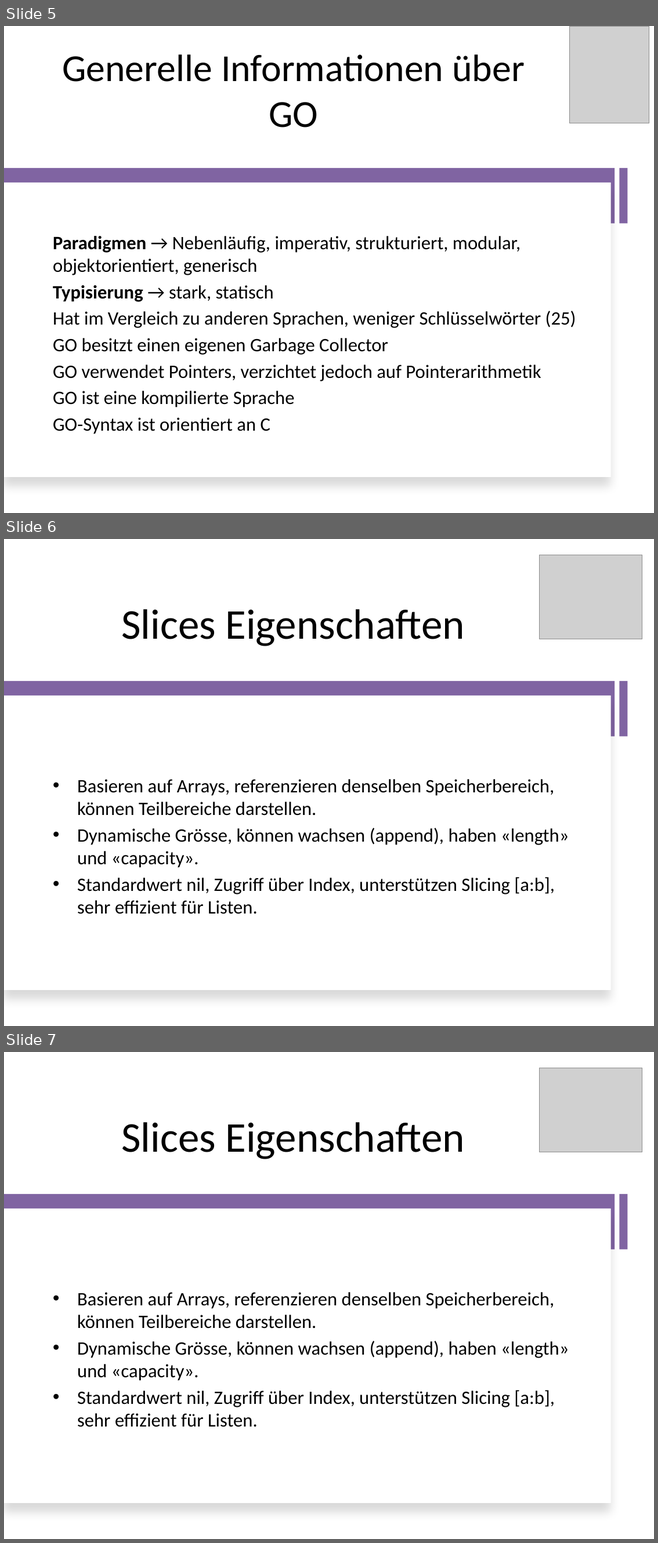
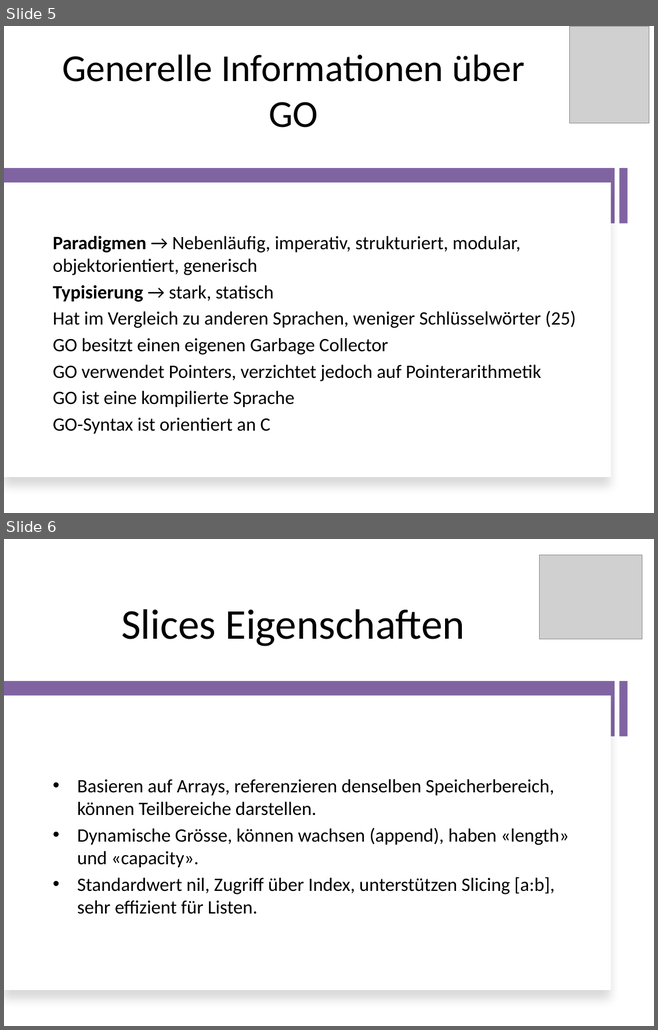
Before and after one commit to RatedNextGen/pcp-go, a slide deck: presentation/GO-Präsi.pptx. Shown one above the other, each under a label of ours: slides 5, 6 and 7 before the commit, slides 5 and 6 after it. The pictures are 658x1543 and 658x1030 pixels, drawn with LibreOffice and Linux fonts; fonts in the diff are those of the drawing; grey boxes stand for pictures. Boxes give left, top, right and bottom in pixels: in the first picture for what was removed or moved away, otherwise in the second. Text is boxed around its words. In the diff, an @@ line names an element or a change of style, - is before the commit and + after.

Commit message:
refactor

```diff
--- a/presentation/GO-Präsi.pptx
+++ b/presentation/GO-Präsi.pptx
@@ slide 6 removed at <box>4,539,654,1026</box>, background #FFFFFF @@
@@ picture removed at <box>539,555,642,639</box> @@
@@ title removed at <box>121,609,465,646</box> @@
-Slices Eigenschaften
@@ rectangle removed at <box>4,681,615,736</box> @@
@@ rectangle removed at <box>619,681,627,736</box> @@
@@ rectangle removed at <box>4,696,611,990</box> @@
@@ text removed at <box>77,779,568,914</box> @@
-• Basieren auf Arrays, referenzieren denselben Speicherbereich, können Teilbereiche darstellen.
-• Dynamische Grösse, können wachsen (append), haben «length» und «capacity».
-• Standardwert nil, Zugriff über Index, unterstützen Slicing [a:b], sehr effizient für Listen.
@@ what was slide 7 is now slide 6 @@
```
Also in this commit, not shown: 1 other slide removed.
